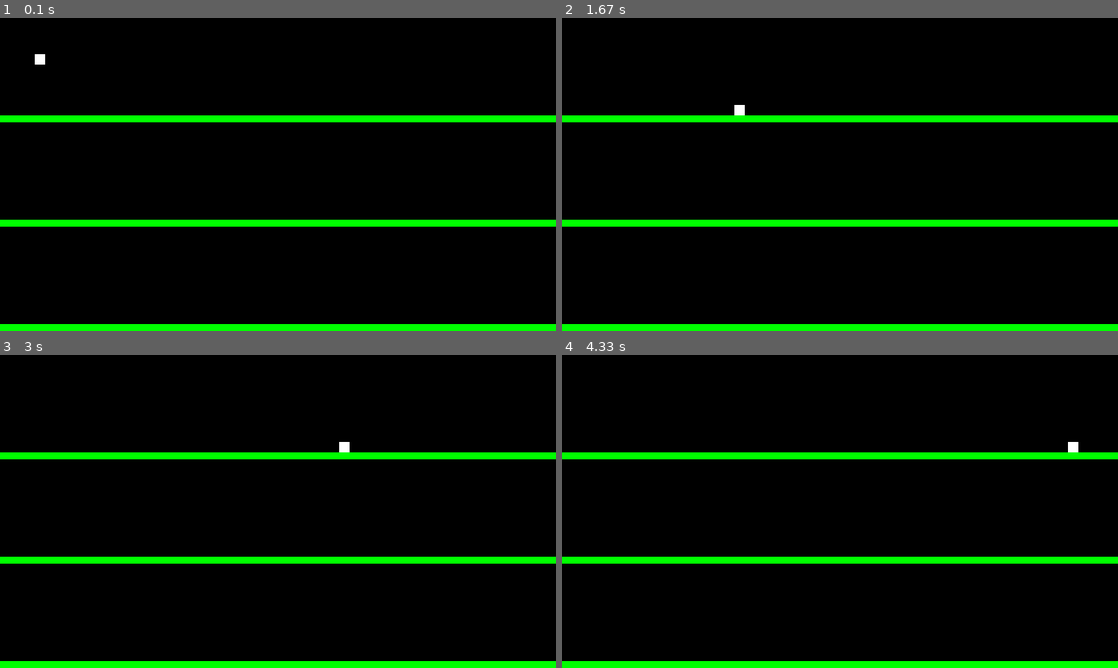
Above: before the commit, frames 1-4 (two rows, left to right).
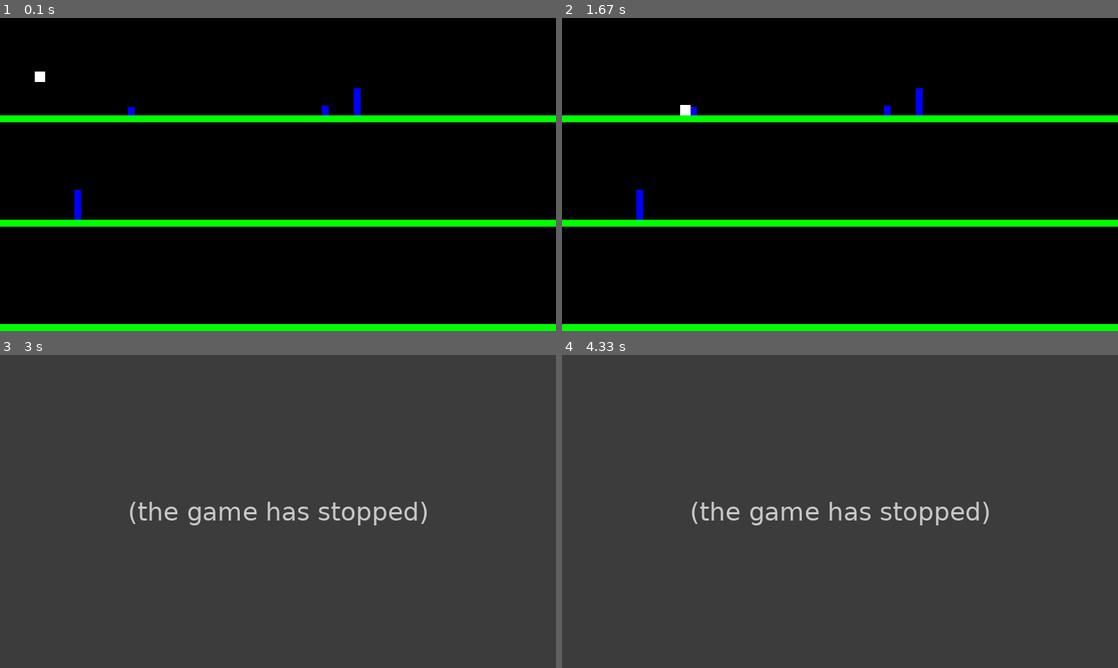
Above: after the commit, the same moments.

Repository: mattvenn/python-workshop
Game: pygame game, started from demos/pygame/dennis.py
The game is run twice, just before and just after one commit, with the same random seed, the same clock (stepped at 60 frames per second) and the same inputs.
Inputs:
- Up to frame 1 (0.1 s): no input
- Up to frame 2 (1.67 s): hold Q 0.33-0.8 s
- Up to frame 3 (3 s): no input
- Up to frame 4 (4.33 s): no input

The runs differ from the first frame. In frame 1, 0.4% of the frame differs, in the area x 6-65%, y 11-65%; in frame 2, 0.4%; in frame 3, 100%, in the area x 0-100%, y 0-100%; in frame 4, 100%.
After the commit the program exited at 1.67 s; later frames show no game.

Commit message:
added walls

Diff:
--- a/demos/pygame/dennis.py
+++ b/demos/pygame/dennis.py
@@ -3,6 +3,7 @@
 """
 
 import pygame
+import random
 
 """
 Global constants
@@ -15,12 +16,12 @@
 GREEN     = (  0, 255,   0)
 
 # Screen dimensions
-SCREEN_WIDTH  = 800
+screen_width  = 800
 level_height = 150
 levels = 3
-SCREEN_HEIGHT = level_height * levels
+screen_height = level_height * levels
 gravity = 2.5
-jump_acc = gravity * 2.5
+jump_acc = gravity * 2.3
 
 # This class represents the bar at the bottom that the player controls
 class Player(pygame.sprite.Sprite):
@@ -46,6 +47,7 @@
         self.rect.x = x
         self.on_ground = False
         self.level = 0
+        self.crash = False
 
     def changespeed(self, x, y):
         """ Change the speed of the player. """
@@ -56,7 +58,7 @@
 
         if self.change_y > gravity:
             self.change_y = gravity
-        print( self.change_y )
+        #print( self.change_y )
 
 
     def update(self):
@@ -73,7 +75,7 @@
             else:
                 # Otherwise if we are moving left, do the opposite.
                 self.rect.left = block.rect.right
-        if self.rect.x > SCREEN_WIDTH:
+        if self.rect.x > screen_width:
             self.level += 1
             self.rect.x = 0
             self.rect.y += level_height
@@ -91,10 +93,32 @@
             else:
                 self.rect.top = block.rect.bottom
 
+        block_hit_list = pygame.sprite.spritecollide(self, self.obs, False)
+        for block in block_hit_list:
+            self.crash = True
+            print("crash!")
+
+class Fence(pygame.sprite.Sprite):
+    """ Wall the player can run into. """
+    def __init__(self, x, y, height):
+        """ Constructor for fences """
+        # Call the parent's constructor
+        pygame.sprite.Sprite.__init__(self)
+        width = 10
+
+        # Make a blue wall, of the size specified in the parameters
+        self.image = pygame.Surface([width, height])
+        self.image.fill(BLUE)
+
+        # Make our top-left corner the passed-in location.
+        self.rect = self.image.get_rect()
+        self.rect.bottom = y
+        self.rect.x = x
+
 class Wall(pygame.sprite.Sprite):
     """ Wall the player can run into. """
     def __init__(self, x, y, width, height):
-        """ Constructor for the wall that the player can run into. """
+        """ Constructor for the ground """
         # Call the parent's constructor
         pygame.sprite.Sprite.__init__(self)
 
@@ -111,8 +135,8 @@
 # Call this function so the Pygame library can initialize itself
 pygame.init()
 
-# Create an 800x600 sized screen
-screen = pygame.display.set_mode([SCREEN_WIDTH, SCREEN_HEIGHT])
+# Create sized screen
+screen = pygame.display.set_mode([screen_width, screen_height])
 
 # Set the title of the window
 pygame.display.set_caption('Test')
@@ -125,14 +149,25 @@
 
 ground_th = 10
 for level in range(0,levels):
-    wall = Wall(0, level_height + level_height * level - ground_th, SCREEN_WIDTH, ground_th)
+    wall = Wall(0, level_height + level_height * level - ground_th, screen_width, ground_th)
     wall_list.add(wall)
     all_sprite_list.add(wall)
 
+# create obstacles
+obs_list = pygame.sprite.Group()
+for level in range(0,levels):
+    for f in range(random.randint(0,3)):
+        x = random.randint(20,screen_width-20)
+        h = random.randint(10,50)
+        fence = Fence(x,level_height + level_height * level - ground_th, h)
+        obs_list.add(fence)
+        all_sprite_list.add(fence)
+
 
 # Create the player paddle object
-player = Player(50, 50)
+player = Player(50, level_height / 2)
 player.walls = wall_list
+player.obs = obs_list
 
 all_sprite_list.add(player)
 
@@ -142,13 +177,16 @@
 
 while not done:
 
+    #allow click on window close button
     for event in pygame.event.get():
         if event.type == pygame.QUIT:
             done = True
     #keys
     kp = pygame.key.get_pressed()
     if kp[pygame.K_q]:
-        player.changespeed(0.1, 0)
+        #can only accelarate when we are on the ground
+        if player.on_ground:
+            player.changespeed(0.1, 0)
     if kp[pygame.K_w]:
         done = True
     if kp[pygame.K_SPACE]:
@@ -166,6 +204,9 @@
     if player.level == levels:
         done = True
 
+    if player.crash:
+        done = True
+
     pygame.display.flip()
 
     clock.tick(60)
